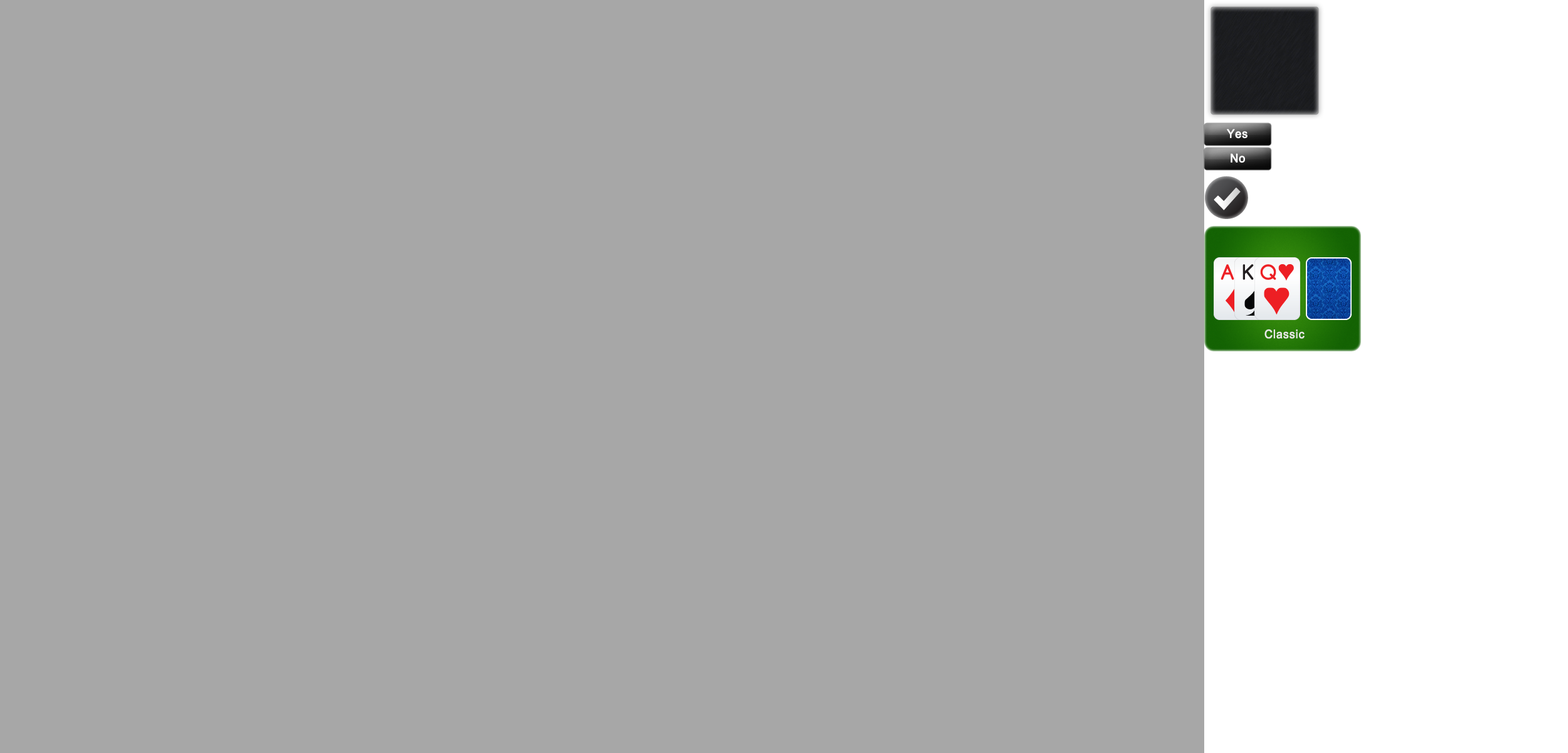
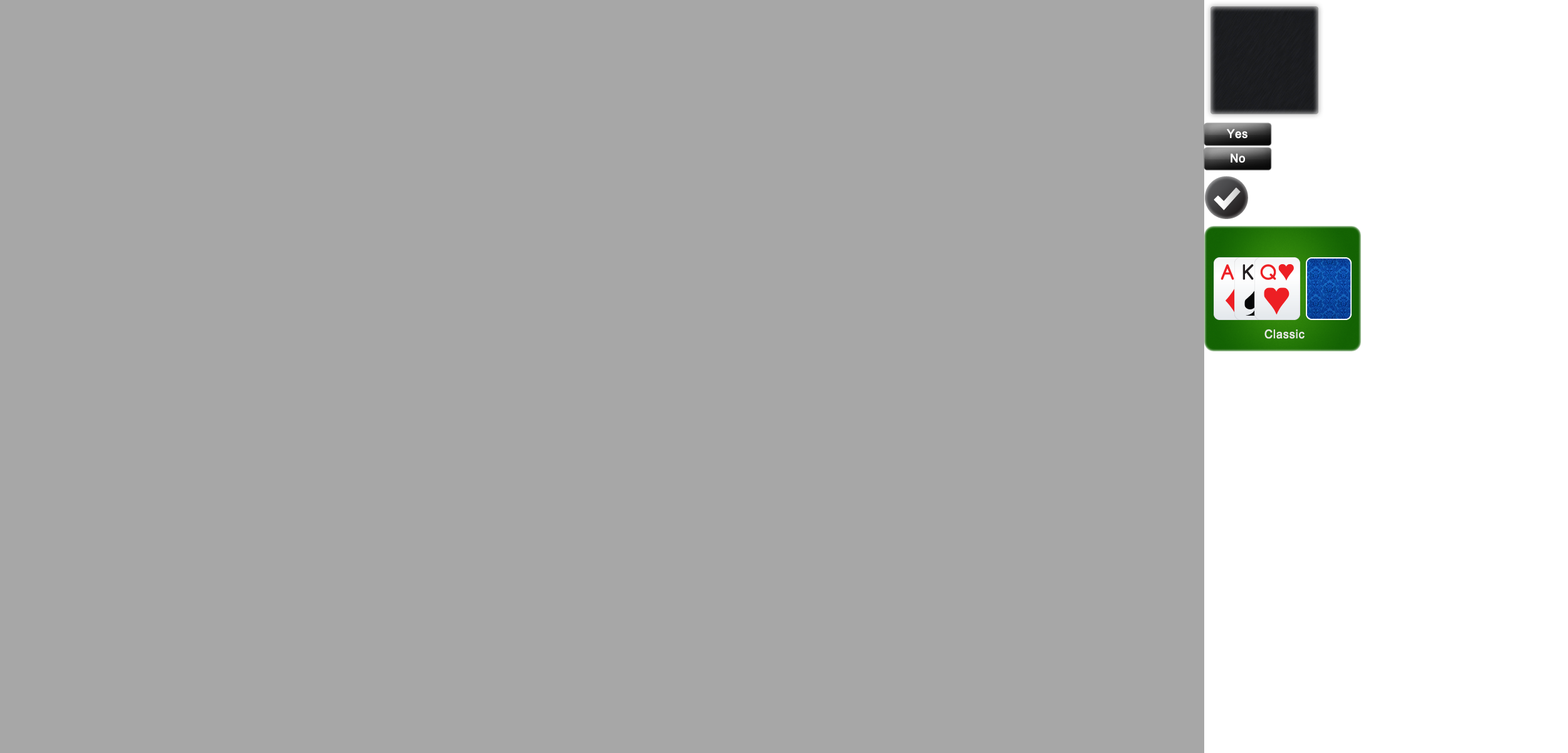
Revision of a layered 1568x753 image; what changed, layer by layer:
painted on "Shape 1" over [1210, 6, 1320, 115]
